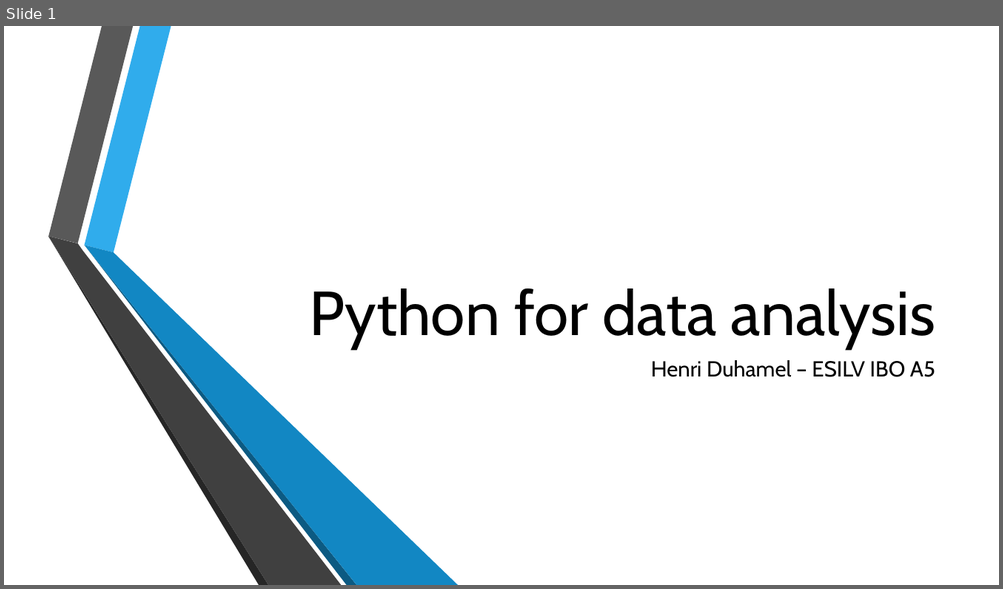
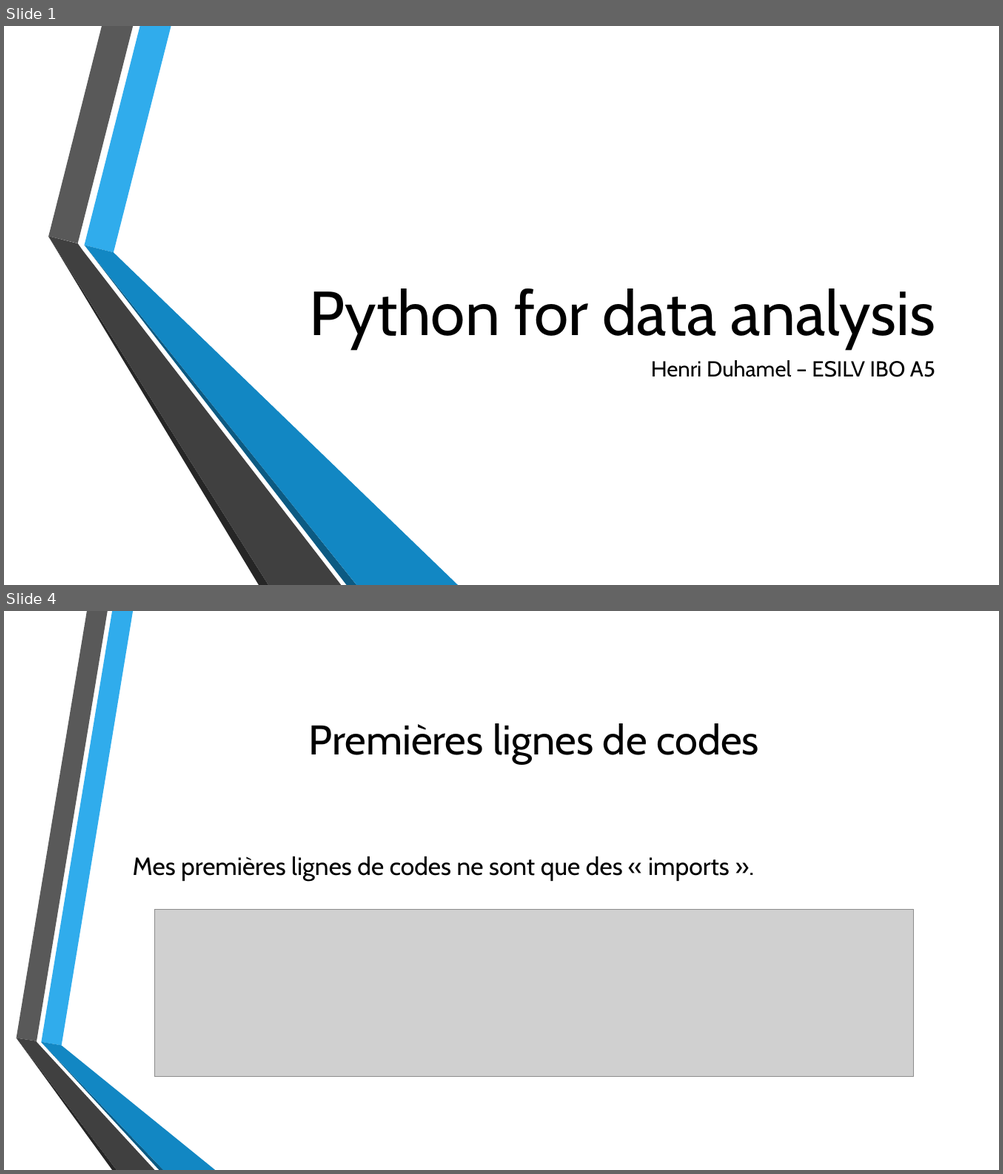
Before and after one commit to HenD-11/PythonForDataAnalysis, a slide deck: PPT_python4data.pptx. Shown one above the other, each under a label of ours: slide 1 before the commit, slides 1 and 4 after it; the slides between them are not shown. The pictures are 1003x589 and 1003x1174 pixels, drawn with LibreOffice and Linux fonts; fonts in the diff are those of the drawing; grey boxes stand for pictures; background and template pictures are left out. Boxes give left, top, right and bottom in pixels: in the first picture for what was removed or moved away, otherwise in the second. Text is boxed around its words. In the diff, an @@ line names an element or a change of style, - is before the commit and + after.

```diff
--- a/PPT_python4data.pptx
+++ b/PPT_python4data.pptx
@@ slide 4 added at box(4, 611, 999, 1170), background picture (left out) @@
@@ title added at box(309, 723, 759, 764), 40 pt, text #000000 @@
+Premières lignes de codes
@@ text added at box(133, 856, 729, 881), 24 pt, text #000000 @@
+Mes premières lignes de codes ne sont que des « imports ».
@@ picture added at box(155, 909, 913, 1076) @@
@@ group added at box(16, 611, 215, 1170): 6 freeform shapes @@
```
Also in this commit, not shown: 1 slide changed, 3 other slides added, 1 other file.
